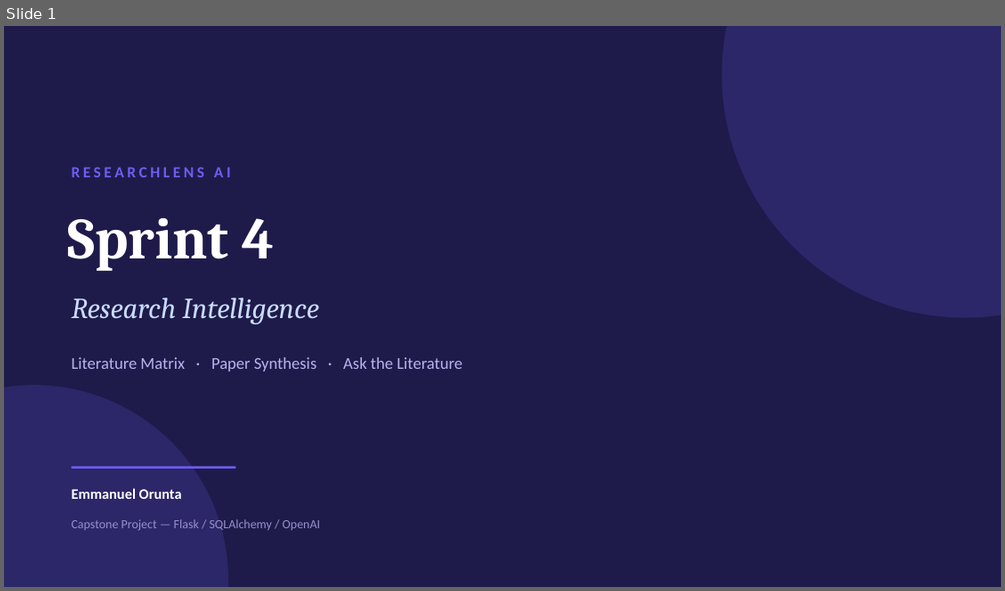
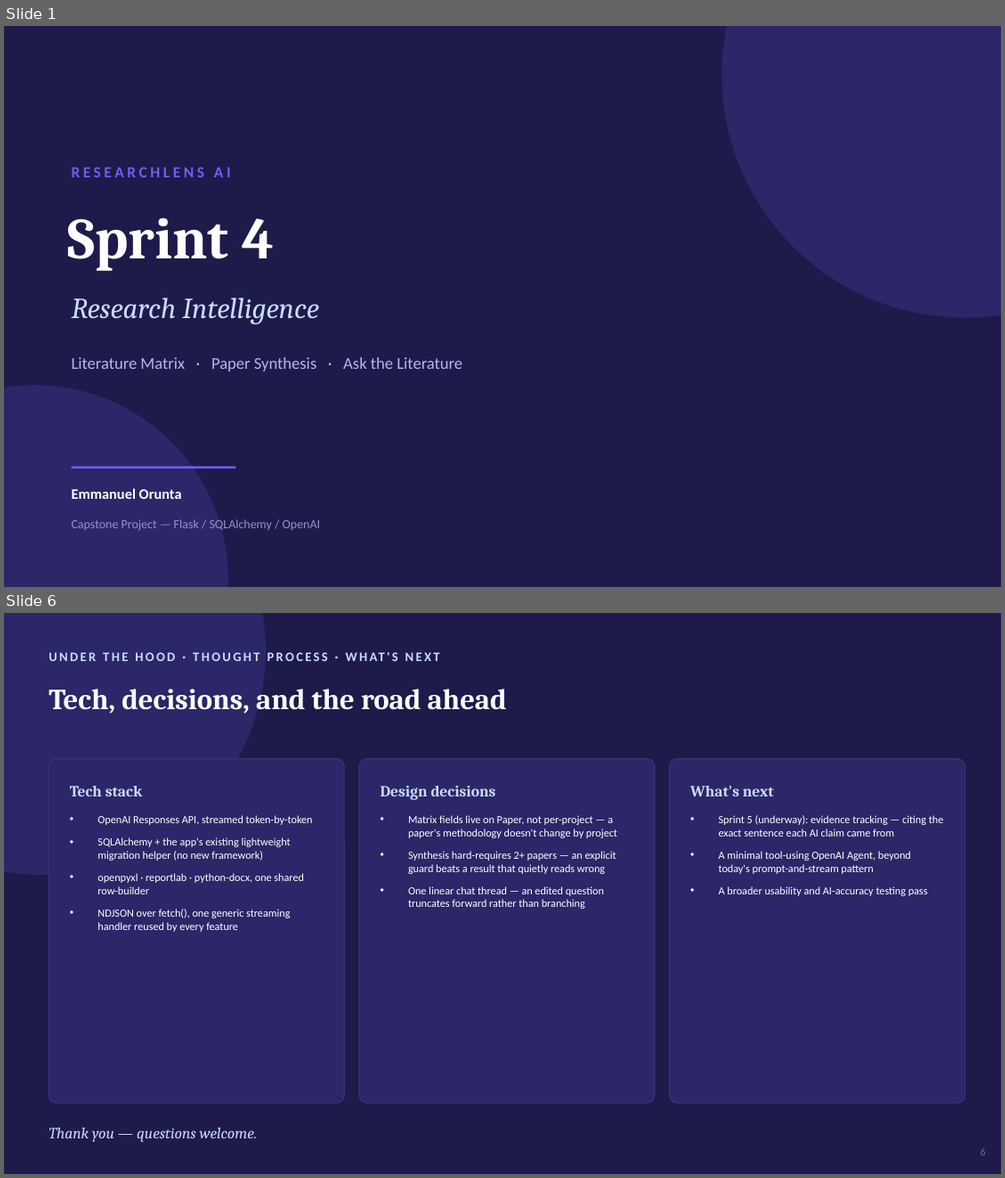
Before and after one commit to EmmanuelOrunta/researchlens-ai, a slide deck: presentations/ResearchLens_AI_Sprint4_Update.pptx. Shown one above the other, each under a label of ours: slide 1 before the commit, slides 1 and 6 after it; the slides between them are not shown. The pictures are 1005x591 and 1005x1178 pixels, drawn with LibreOffice and Linux fonts; fonts in the diff are those of the drawing. Boxes give left, top, right and bottom in pixels: in the first picture for what was removed or moved away, otherwise in the second. Text is boxed around its words. In the diff, an @@ line names an element or a change of style, - is before the commit and + after.

Commit message:
Update Sprint 4 presentation with latest findings and progress

```diff
--- a/presentations/ResearchLens_AI_Sprint4_Update.pptx
+++ b/presentations/ResearchLens_AI_Sprint4_Update.pptx
@@ slide 6 added at [4,613,1001,1174], background #1E1B4B @@
@@ ellipse added at [4,613,266,875], fill #2B2768 @@
@@ text added at [48,689,507,714], 28 pt, text #FFFFFF, bold @@
+Tech, decisions, and the road ahead
@@ text added at [180,689,355,847], 12.5 pt, text #CADCFC, bold @@
+UNDER THE HOOD · THOUGHT PROCESS · WHAT'S NEXT
@@ rounded rectangle added at [48,759,344,1103], fill #2B2768, outline #3A3570 1 pt @@
@@ rounded rectangle added at [359,759,655,1103], fill #2B2768, outline #3A3570 1 pt @@
@@ rounded rectangle added at [670,759,965,1103], fill #2B2768, outline #3A3570 1 pt @@
@@ text added at [70,786,143,796], 15 pt, text #CADCFC, bold @@
+Tech stack
@@ text added at [380,786,496,800], 15 pt, text #CADCFC, bold @@
+Design decisions
@@ text added at [690,786,774,796], 15 pt, text #CADCFC, bold @@
+What's next
@@ text added at [97,815,313,932], 10.5 pt, text #FFFFFF @@
+• OpenAI Responses API, streamed token-by-token
+• SQLAlchemy + the app's existing lightweight migration helper (no new framework)
+• openpyxl · reportlab · python-docx, one shared row-builder
+• NDJSON over fetch(), one generic streaming handler reused by every feature
@@ text added at [408,815,617,908], 10.5 pt, text #FFFFFF @@
+• Matrix fields live on Paper, not per-project — a paper's methodology doesn't change by project
+• Synthesis hard-requires 2+ papers — an explicit guard beats a result that quietly reads wrong
+• One linear chat thread — an edited question truncates forward rather than branching
@@ text added at [719,815,944,896], 10.5 pt, text #FFFFFF @@
+• Sprint 5 (underway): evidence tracking — citing the exact sentence each AI claim came from
+• A minimal tool-using OpenAI Agent, beyond today's prompt-and-stream pattern
+• A broader usability and AI-accuracy testing pass
@@ text added at [48,1127,258,1142], 15 pt, text #CADCFC, italic @@
+Thank you — questions welcome.
@@ text added at [980,1148,986,1155], 10 pt, text #6B7280 @@
+6
```
Also in this commit, not shown: 2 slides changed, 2 other slides added, 10 slides removed.
